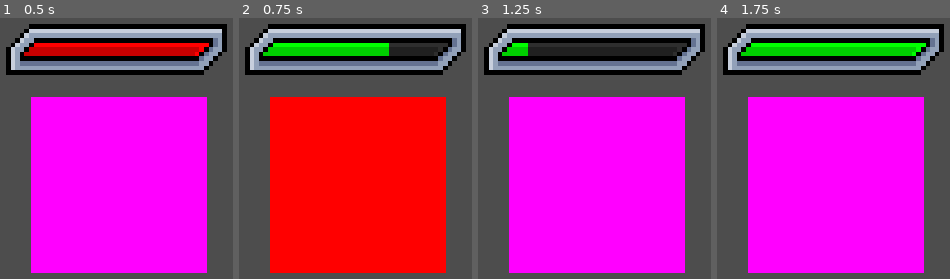
Above: before the commit, frames 1-4 (left to right).
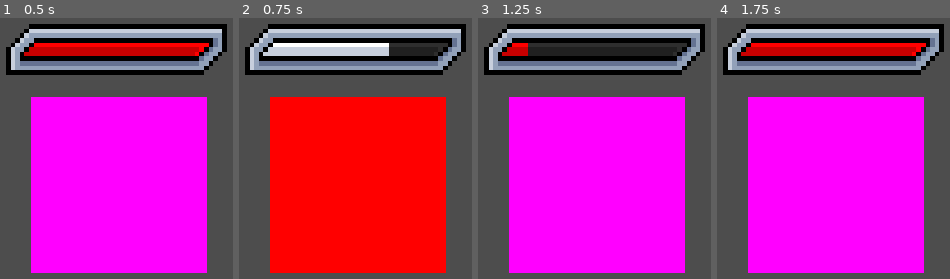
Above: after the commit, the same moments.

Repository: UrtziCM/dice-away
Game: Godot game, scene res://Scenes/Debug/testing_sceme.tscn
Same seed, same stepped clock (60 frames per second), same inputs: the game is played once before the commit and once after it. The project has no main scene, so this scene is started directly.
Inputs (mouse positions are in pixels of both pictures, inside the frame that each line leads up to):
- Up to frame 1 (0.5 s): no input
- Up to frame 2 (0.75 s): tap Enter (ui_accept) at 0.5 s; move the mouse to (outside the picture) at 0.52 s; click (outside the picture) at 0.67 s
- Up to frame 3 (1.25 s): tap Enter (ui_accept) at 0.77 s
- Up to frame 4 (1.75 s): move the mouse to (882, 198) at 1.27 s; click (882, 198) at 1.42 s; tap Enter (ui_accept) at 1.52 s

Frame 1 is identical in both runs. In frame 2, 2.6% of the frame differs, in the area x 10-65%, y 9-15%; in frame 3, 0.4%; in frame 4, 3.7%, in the area x 10-90%, y 9-15%.

Commit message:
update: updated progressbar to flash white and be red

Diff:
--- a/Systems/UI/UIHandler.gd
+++ b/Systems/UI/UIHandler.gd
@@ -16,14 +16,14 @@
 	var should_flash = true
 	var start_time = Time.get_unix_time_from_system()
 	while (should_flash):
-		if UIElements["TargetScoreHealthBar"].tint_progress != Color.RED:
+		if UIElements["TargetScoreHealthBar"].tint_progress == Color.RED:
+			UIElements["TargetScoreHealthBar"].tint_progress = Color.WHITE
+		else:
 			UIElements["TargetScoreHealthBar"].tint_progress = Color.RED
-		else:
-			UIElements["TargetScoreHealthBar"].tint_progress = Color.GREEN
 		if start_time + flash_duration < Time.get_unix_time_from_system():
 			should_flash = false
 		await get_tree().create_timer(0.25).timeout
-	UIElements["TargetScoreHealthBar"].tint_progress = Color.GREEN
+	UIElements["TargetScoreHealthBar"].tint_progress = Color.RED
 
 func _flash_enemy(flash_duration: int):
 	var should_flash = true
